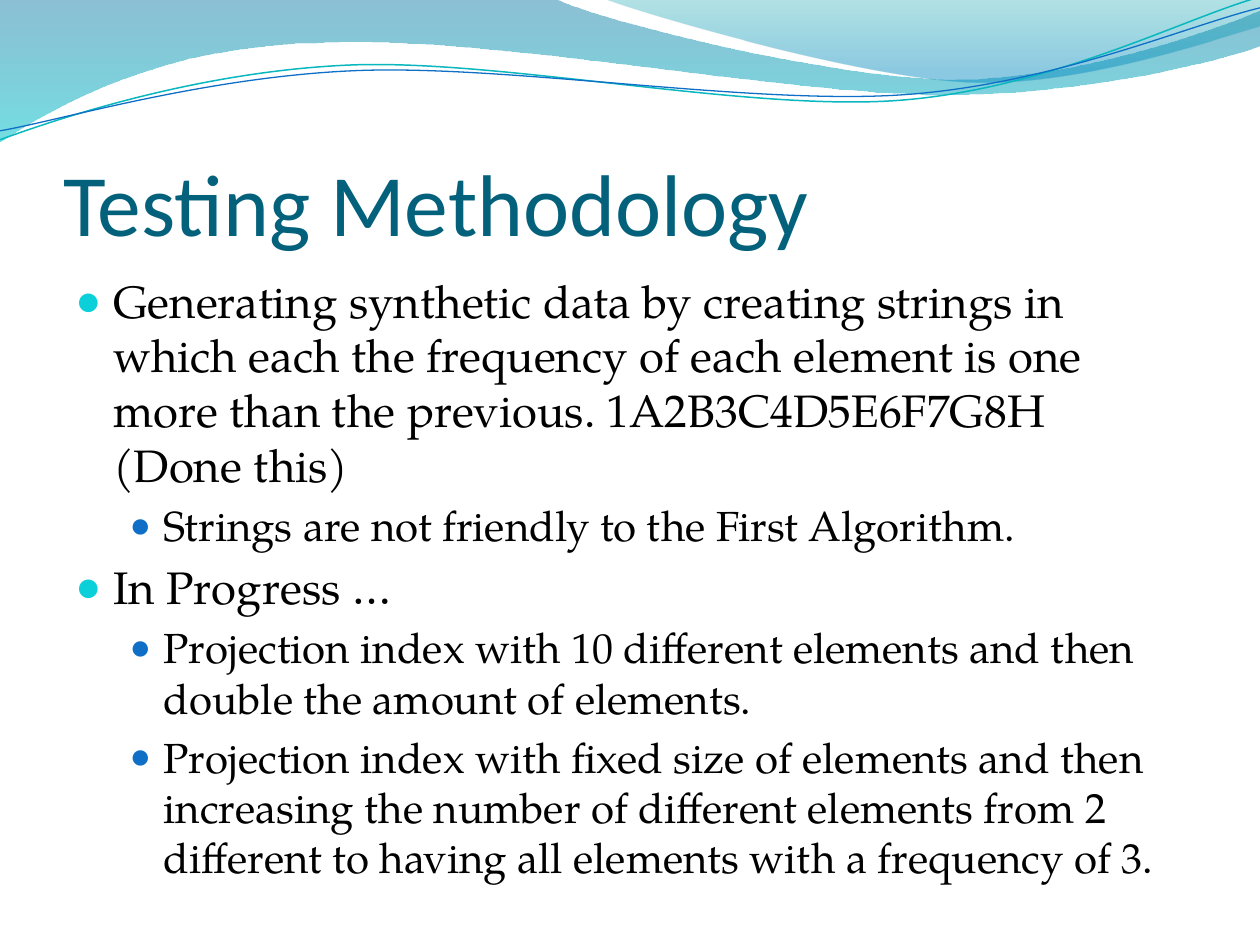
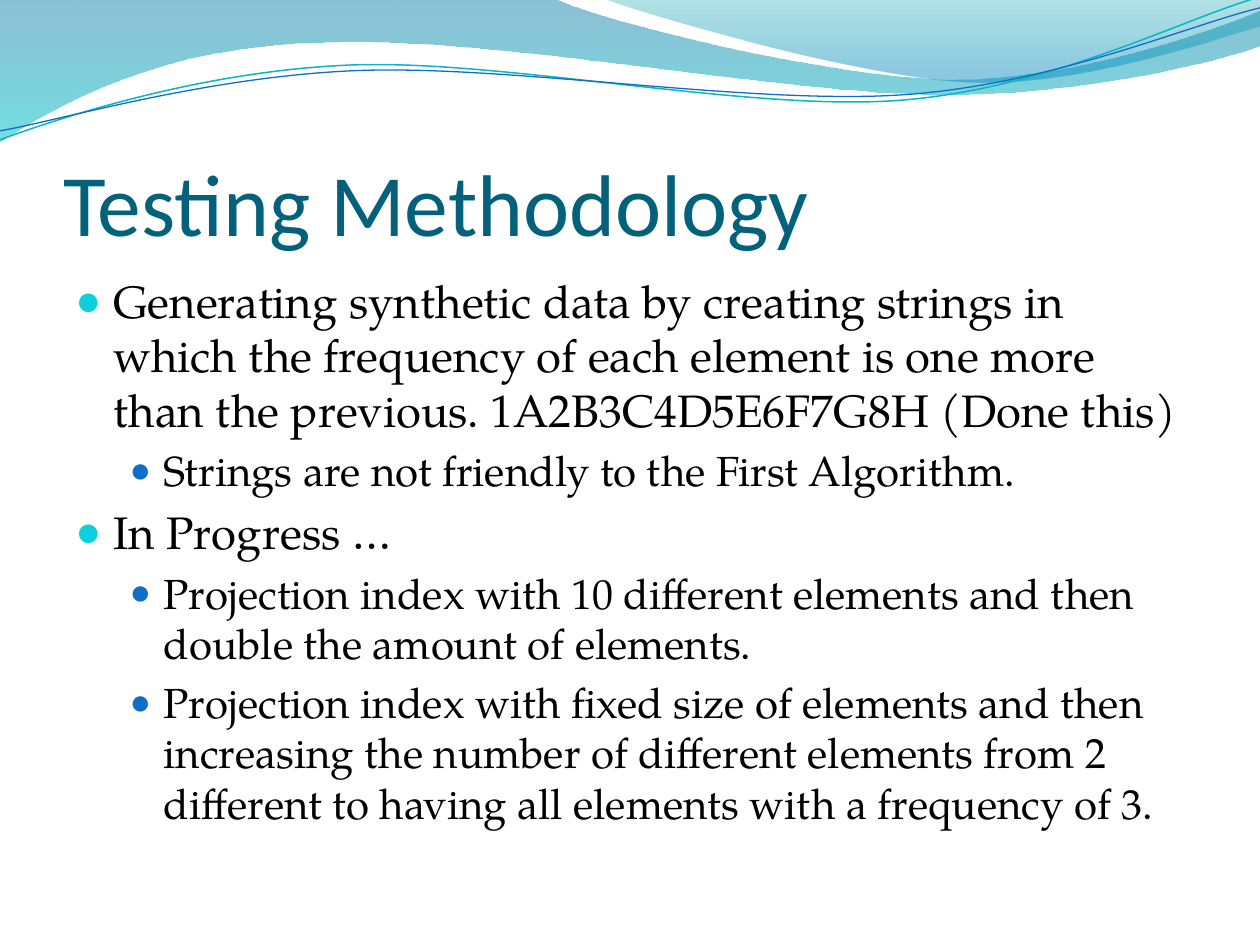
Before and after one commit to edvelezg/unb-pdp2, a slide deck: slide 14 of proj/FinalPresentation.pptx (slide 11 before the commit). Drawn at 1260x945 pixels with LibreOffice and Linux fonts; fonts in the diff are those of the drawing; background and template pictures are left out. Boxes give left, top, right and bottom in pixels: in the first picture for what was removed or moved away, otherwise in the second. Text is boxed around its words. In the diff, an @@ line names an element or a change of style, - is before the commit and + after.

```diff
--- a/proj/FinalPresentation.pptx
+++ b/proj/FinalPresentation.pptx
@@ text at <box>113,285,1176,440</box>: text changed @@
-● Generating synthetic data by creating strings in which each the frequency of each element is one more than the previous. 1A2B3C4D5E6F7G8H (Done this)
+● Generating synthetic data by creating strings in which the frequency of each element is one more than the previous. 1A2B3C4D5E6F7G8H (Done this)
```
Also in this commit, not shown: 4 other slides changed, 6 slides added, 1 slide removed, 1 other file.
